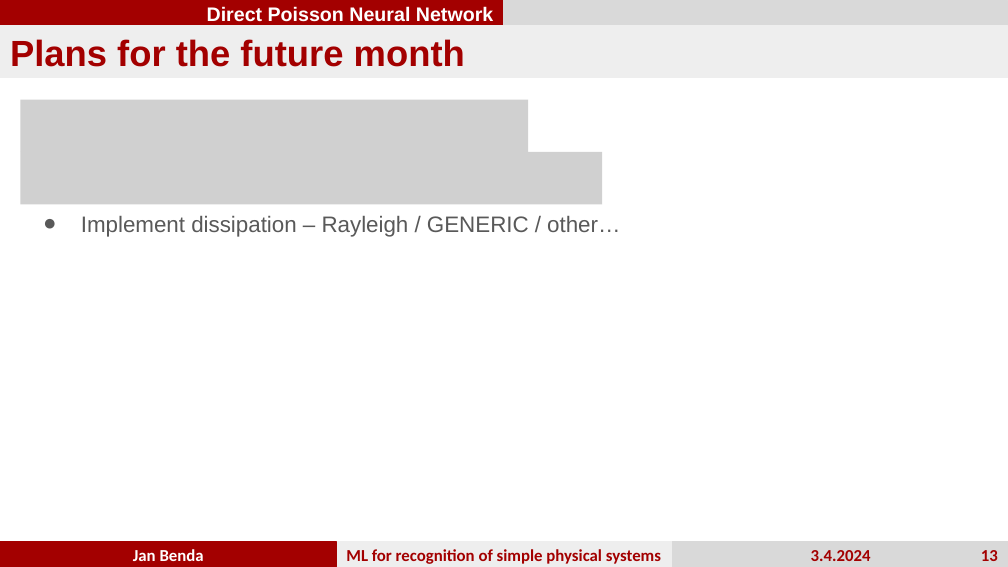
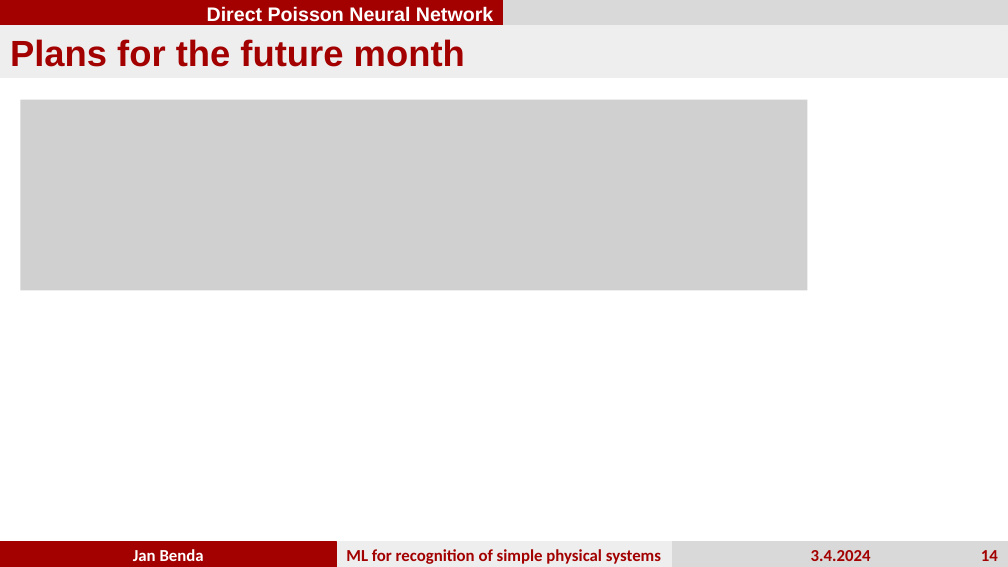
Before and after one commit to JanBenda123/direct-Poisson-neural-networks, a slide deck: slide 14 of Prezentace_na_obhajobu.pptx (slide 13 before the commit). Drawn at 1008x567 pixels with LibreOffice and Linux fonts; fonts in the diff are those of the drawing; grey boxes stand for pictures. Boxes give left, top, right and bottom in pixels: in the first picture for what was removed or moved away, otherwise in the second. Text is boxed around its words. In the diff, an @@ line names an element or a change of style, - is before the commit and + after.

```diff
--- a/Prezentace_na_obhajobu.pptx
+++ b/Prezentace_na_obhajobu.pptx
@@ picture removed at (x1=20, y1=100, x2=528, y2=152) @@
@@ picture added at (x1=20, y1=100, x2=807, y2=290) @@
@@ picture removed at (x1=20, y1=152, x2=602, y2=205) @@
@@ text removed at (x1=81, y1=216, x2=620, y2=237) @@
-● Implement dissipation – Rayleigh / GENERIC / other…
@@ page number at (x1=981, y1=550, x2=998, y2=561): text changed @@
-13
+14
```
Also in this commit, not shown: 9 other slides changed, 1 slide added.
